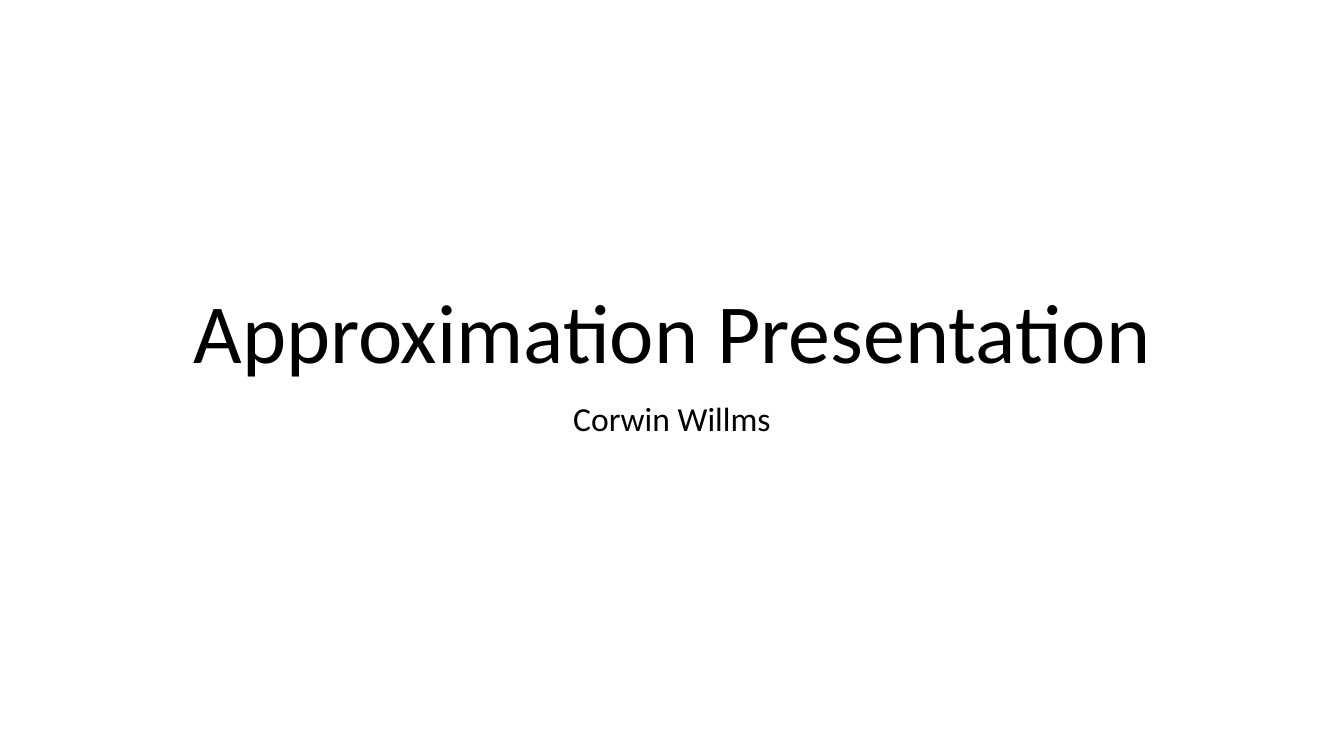
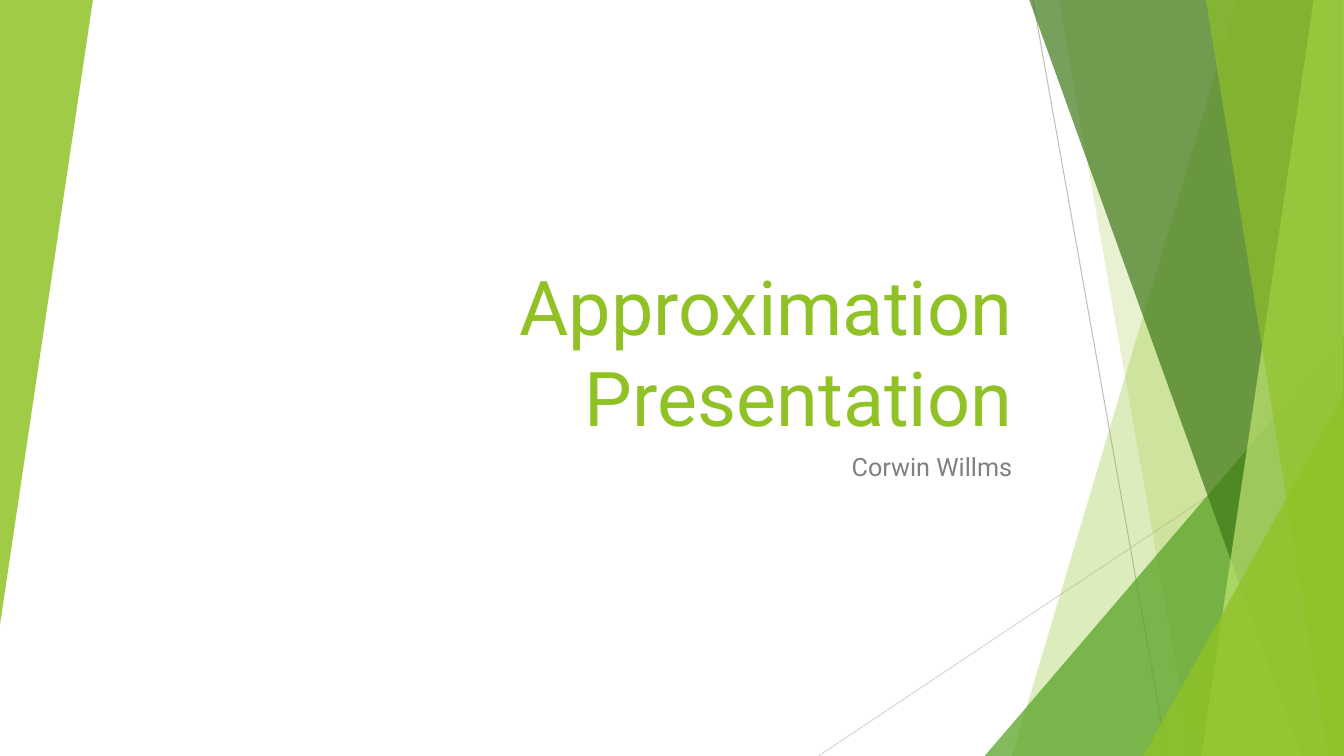
Before and after one commit to pearceag/Min_Coloring_Graph, a slide deck: slide 1 of presentations/Approximation_Presentation.pptx. Drawn at 1344x756 pixels with LibreOffice and Linux fonts; fonts in the diff are those of the drawing. Boxes give left, top, right and bottom in pixels: in the first picture for what was removed or moved away, otherwise in the second. Text is boxed around its words. In the diff, an @@ line names an element or a change of style, - is before the commit and + after.

```diff
--- a/presentations/Approximation_Presentation.pptx
+++ b/presentations/Approximation_Presentation.pptx
@@ group added at box(0, 0, 1344, 756): 5 freeform shapes, 3 triangles, 2 lines @@
@@ title "Approximation Presentation": place and size @@
-title "Approximation Presentation" at box(193, 305, 1150, 377)
+title "Approximation Presentation" at box(520, 280, 1012, 427)
@@ title "Approximation Presentation" at box(520, 280, 1012, 427): size 60 to 54 pt, font Calibri to Roboto, text colour #000000 to #90C226; alignment centre to right; line spacing 0.9 to 1 @@
@@ subtitle "Corwin Willms": place and size @@
-subtitle "Corwin Willms" at box(573, 407, 771, 432)
+subtitle "Corwin Willms" at box(852, 457, 1012, 476)
@@ subtitle "Corwin Willms" at box(852, 457, 1012, 476): size 24 to 18 pt, font Calibri to Roboto, text colour #000000 to #808080; alignment centre to right; line spacing 0.9 to 1 @@
```
Also in this commit, not shown: 5 other slides changed, 22 slides added, 1 other file.
